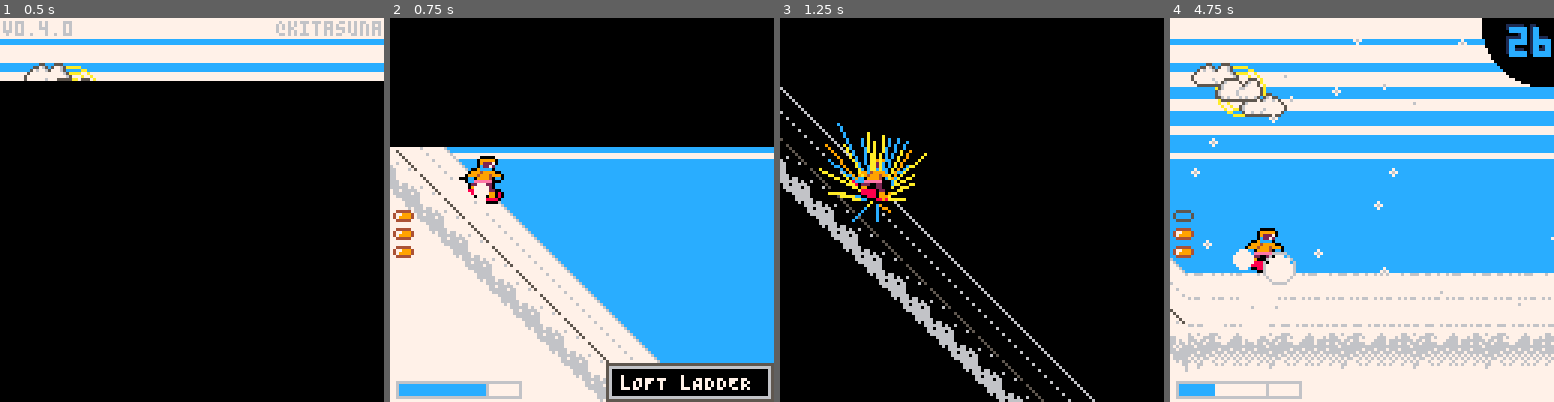
Above: before the commit, frames 1-4 (left to right).
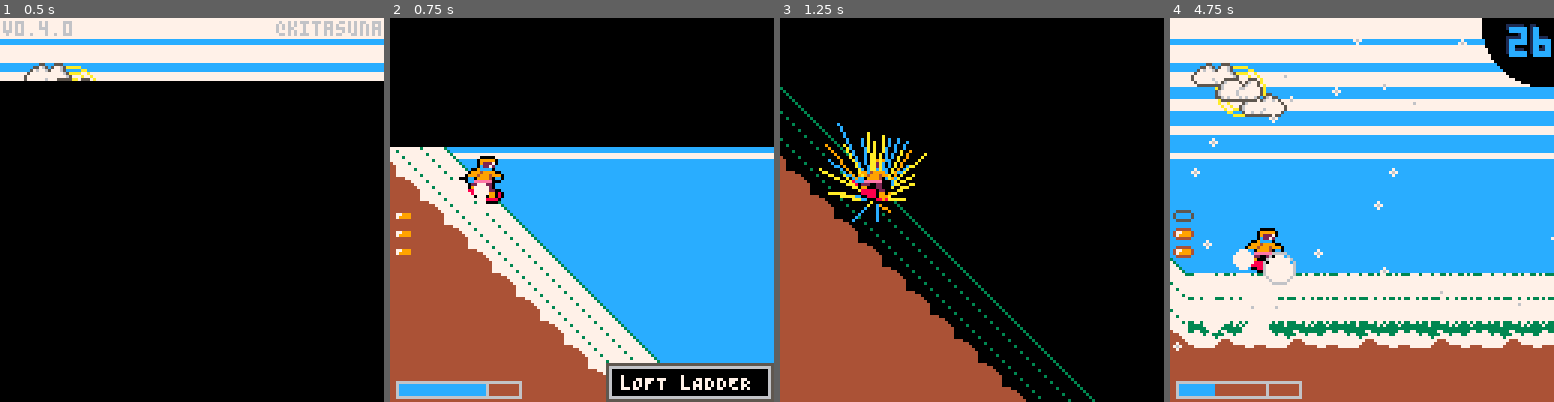
Above: after the commit, the same moments.

Repository: radicalslice/xcb
Game: PICO-8 cartridge main.p8
The game is run twice, just before and just after one commit, with the same random seed, the same clock (stepped at 60 frames per second) and the same inputs.
Inputs:
- Up to frame 1 (0.5 s): tap X (X key) at 0.33 s
- Up to frame 2 (0.75 s): tap O (Z key) at 0.7 s
- Up to frame 3 (1.25 s): tap X (X key) at 1.07 s
- Up to frame 4 (4.75 s): hold Right 1.6-2.1 s; tap O (Z key) every 0.4 s from 1.7 to 4.5 s; tap X (X key) at 1.85, 2.97, 4.08 s; hold Up 2.15-2.42 s; hold Right 2.47-3.03 s; hold Left 3.08-3.58 s; hold Down 3.63-3.97 s; hold Right 4.02-4.68 s; hold Up from 4.73 s (still down)

Frame 1 is identical in both runs. In frame 2, 19% of the frame differs, in the area x 0-71%, y 33-100%; in frame 3, 22%, in the area x 0-83%, y 17-100%; in frame 4, 19%.

Commit message:
v0.5::lvl5 finish per-level map loading

Diff:
--- a/_game.lua
+++ b/_game.lua
@@ -179,7 +179,7 @@
     if tile.x < player_x + 136 then
       local true_x = tile.x - player_x + _camera_x_offset
       local true_y = tile.y - _camera_y
-      rectfill(true_x, true_y+8, true_x+8, 132, 7)
+      rectfill(true_x, true_y+8, true_x+8, 132, level.config.tiles[8])
       map(tile.map_x,
         tile.map_y,
         true_x,
@@ -198,9 +198,9 @@
     for i=x_start,x_start+256,8 do
       local true_x = i - player_x + _camera_x_offset
       local true_y = _last_y_drawn - _camera_y
-      rectfill(true_x, y_offset+8, true_x+8, 132, 7)
+      rectfill(true_x, y_offset+8, true_x+8, 132, level.config.tiles[8])
       map(
-        27,
+        level.config.tiles[7],
         0,
         true_x,
         y_offset,
--- a/_init.lua
+++ b/_init.lua
@@ -78,14 +78,14 @@
         add(elevations, {x_curr, y_updated})
       last_angle = 0
       elseif angle == -1 then
-        local map_x = 24
-        if last_angle == -1 then map_x = 25 end
+        local map_x = level.config.tiles[6]
+        if last_angle == -1 then map_x +=1 end
         add(map_table,{x=x_curr,y=y_updated-8,map_x=map_x,map_y=0})
         last_angle = -1
         add(elevations, {x_curr, y_updated})
       elseif angle == 1 then
-        local map_x = 27
-        if last_angle == -1 then map_x = 26 end
+        local map_x = level.config.tiles[7]
+        if last_angle == -1 then map_x -= 1 end
         add(map_table,{x=x_curr,y=y_updated,map_x=map_x,map_y=0})
         last_angle = 1
         add(elevations, {x_curr, y_updated})
--- a/level.lua
+++ b/level.lua
@@ -12,8 +12,8 @@
 _configs = {
   {
     name = "lOFT lADDER",
-    -- mountain tile x, mountain tile y, mountain pos y, tree pos y, flat map x
-    tiles = { 17,1,24,30,21},
+    -- mountain tile x, mountain tile y, mountain pos y, tree pos y, flat map x,ramp left start,ramp right end,fill color for under course
+    tiles = { 17,1,24,30,29,32,35,4},
     tree_tileheight = 3,
     foreground = false,
     clouds = false,
@@ -38,7 +38,7 @@
   {
     name = "cOINFLIP",
     -- mountain tile x, mountain tile y, mountain pos y, tree pos y, flat map x
-    tiles = { 17,1,24,30,29},
+    tiles = {17,1,24,30,21,24,27,7},
     tree_tileheight = 3,
     foreground = false,
     clouds = true,
@@ -54,7 +54,7 @@
   {
     name = "sOLAR rUN",
     -- mountain tile x, mountain tile y, mountain pos y, tree pos y, flat map x
-    tiles = { 13,3,28,40,21},
+    tiles = { 13,3,28,40,21,24,27,7},
     tree_tileheight = 2,
     foreground = true,
     clouds = true,
@@ -74,7 +74,7 @@
   {
     name = "wULF dEN",
     -- mountain tile x, mountain tile y, mountain pos y, tree pos y, flat map x
-    tiles = { 13,3,28,40,21},
+    tiles = { 13,3,28,40,21,24,27,7},
     tree_tileheight = 2,
     foreground = true,
     clouds = true,
@@ -439,8 +439,7 @@
   foreach(split(str, "\n"), function(substr)
     local vals = split(substr, ",")
     local x_start = x_curr
-    local ramp_type = vals[1]
-    local x_end = x_start + vals[2]
+    local ramp_type, x_end = vals[1], x_start + vals[2]
     local range = {x_start = x_start, x_end = x_end}
     -- {ramp_type, x_end, y_value, jump_dy}
     if ramp_type == "bup" then
@@ -462,8 +461,6 @@
       range.f = function(x_curr)
         -- i think this -16 works because our ramps are (so far) always 16 px high and wide
         return my_flat - ((x_end - x_start) * -((x_curr - x_start) / (x_end - x_start))), 1
-        -- this one is curvy and kinda owns
-        -- return y_base - ((x_end - x_curr) * -((x_curr - x_start) / (x_end - x_start))), 2
       end
       last_flat = last_flat + vals[2]
     elseif ramp_type == "ddown" then
@@ -486,8 +483,6 @@
     end
   end)
 
-  -- here, add some extra flat and a downward slope to accommodate level transitions
-  -- add(ranges,
   return ranges, jumps, x_curr
 end
 
--- a/main.p8
+++ b/main.p8
@@ -252,11 +252,11 @@
 0000000000000000000000000000000000000000000000000000000000000000000000000000000000000000000000000000000000000000000000000000000000000002000000000000000000000000000002020000000000000000000000000202040400000000000000000204040402020600000000000200000002060404
 0000000000000000000000000000000000000000000000000000000000000000000000000000000000000000000000000000000000000000000000000000000000000000000000000000000000000000000000000000000000000000000000000000000000000000000000000000000000000000000000000000000000000000
 __map__
-4041404140414041404140414041404141404000000102030404060600868788890000000000000000000000000000000000000000000000000000000000000000000000000000000000000000000000000000000000000000000000000000000000000000000000000000000000000000000000000000000000000000000000
-000000000000000000545556570000005168696a6b1010100505151500969798990000000000000000000000000000000000000000000000000000000000000000000000000000000000000000000000000000000000000000000000000000000000000000000000000000000000000000000000000000000000000000000000
-0000000000000000006465666700000000787878787777771414161600969798a90000000000000000000000000000000000000000000000000000000000000000000000000000000000000000000000000000000000000000000000000000000000000000000000000000000000000000000000000000000000000000000000
-000000000000000000777777776c6d6e6f000000001112134848494900a6a7a8b90000000000000000000000000000000000000000000000000000000000000000000000000000000000000000000000000000000000000000000000000000000000000000000000000000000000000000000000000000000000000000000000
-000000000000000000444546477c7d7e7f00000000797a797b58595a00b6b7b87b0000000000000000000000000000000000000000000000000000000000000000000000000000000000000000000000000000000000000000000000000000000000000000000000000000000000000000000000000000000000000000000000
+404140414041404140414041404140414140400000010203040406060086878889898a8a0000000000000000000000000000000000000000000000000000000000000000000000000000000000000000000000000000000000000000000000000000000000000000000000000000000000000000000000000000000000000000
+000000000000000000545556570000005168696a6b101010050515150096979899999a9a0000000000000000000000000000000000000000000000000000000000000000000000000000000000000000000000000000000000000000000000000000000000000000000000000000000000000000000000000000000000000000
+0000000000000000006465666700000000787878787777771414161600969798a9a9aaaa0000000000000000000000000000000000000000000000000000000000000000000000000000000000000000000000000000000000000000000000000000000000000000000000000000000000000000000000000000000000000000
+000000000000000000777777776c6d6e6f000000001112134848494900a6a7a88b8b9c9c0000000000000000000000000000000000000000000000000000000000000000000000000000000000000000000000000000000000000000000000000000000000000000000000000000000000000000000000000000000000000000
+000000000000000000444546477c7d7e7f00000000797a797b58595a00bababab9baacba0000000000000000000000000000000000000000000000000000000000000000000000000000000000000000000000000000000000000000000000000000000000000000000000000000000000000000000000000000000000000000
 0000000000000000000000000000000000000000000000000000000000000000000000000000000000000000000000000000000000000000000000000000000000000000000000000000000000000000000000000000000000000000000000000000000000000000000000000000000000000000000000000000000000000000
 0000000000000000000000000000000000000000000000000000000000000000000000000000000000000000000000000000000000000000000000000000000000000000000000000000000000000000000000000000000000000000000000000000000000000000000000000000000000000000000000000000000000000000
 0000000000000000000000000000000000000000000000000000000000000000000000000000000000000000000000000000000000000000000000000000000000000000000000000000000000000000000000000000000000000000000000000000000000000000000000000000000000000000000000000000000000000000
Not shown, changed: 32 lines of the sprite sheet (__gfx__) section of main.p8
